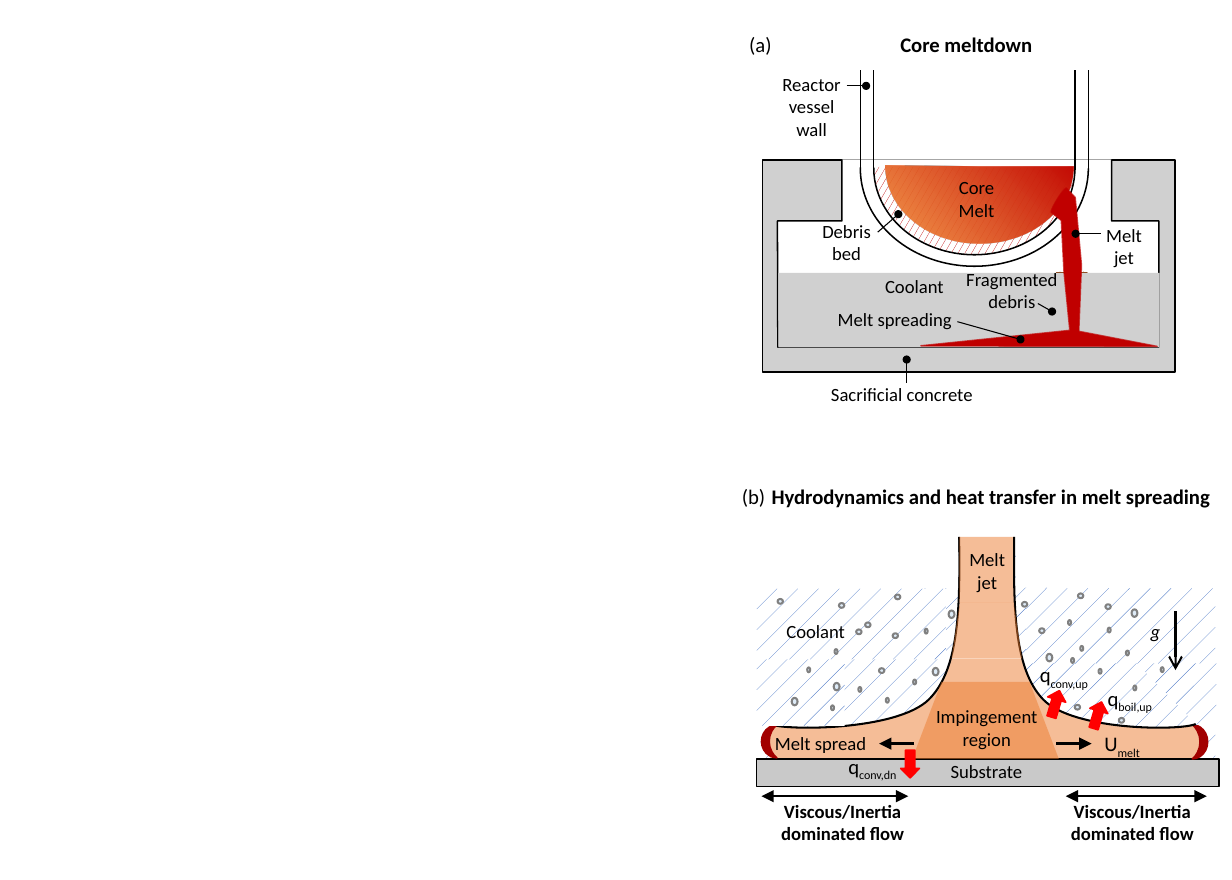
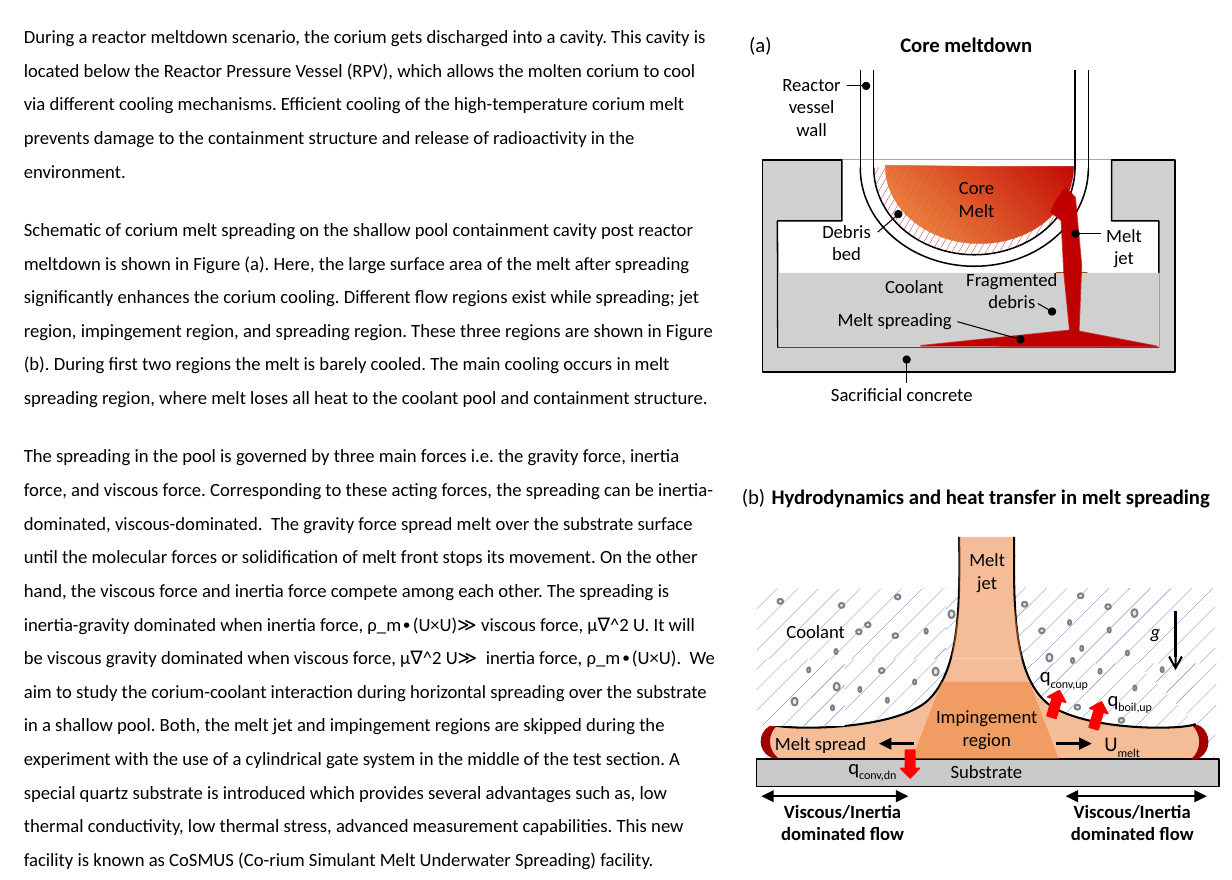
Before and after one commit to maneesh40/maneesh40.github.io, a slide deck: slide 1 of img/Research.pptx. Drawn at 1232x880 pixels with LibreOffice and Linux fonts; fonts in the diff are those of the drawing; grey boxes stand for pictures. Boxes give left, top, right and bottom in pixels: in the first picture for what was removed or moved away, otherwise in the second. Text is boxed around its words. In the diff, an @@ line names an element or a change of style, - is before the commit and + after.

```diff
--- a/img/Research.pptx
+++ b/img/Research.pptx
@@ text added at (24,30,715,870), 9 pt, text #000000 @@
+During a reactor meltdown scenario, the corium gets discharged into a cavity. This cavity is located below the Reactor Pressure Vessel (RPV), which allows the molten corium to cool via different cooling mechanisms. Efficient cooling of the high-temperature corium melt prevents damage to the containment structure and release of radioactivity in the environment.
+Schematic of corium melt spreading on the shallow pool containment cavity post reactor meltdown is shown in Figure (a). Here, the large surface area of the melt after spreading significantly enhances the corium cooling. Different flow regions exist while spreading; jet region, impingement region, and spreading region. These three regions are shown in Figure (b). During first two regions the melt is barely cooled. The main cooling occurs in melt spreading region, where melt loses all heat to the coolant pool and containment structure.
+The spreading in the pool is governed by three main forces i.e. the gravity force, inertia force, and viscous force. Corresponding to these acting forces, the spreading can be inertia-dominated, viscous-dominated. The gravity force spread melt over the substrate surface until the molecular forces or solidification of melt front stops its movement. On the other hand, the viscous force and inertia force compete among each other. The spreading is inertia-gravity dominated when inertia force, ρ_m∙(U×U)≫ viscous force, μ∇^2 U. It will be viscous gravity dominated when viscous force, μ∇^2 U≫ inertia force, ρ_m∙(U×U). We aim to study the corium-coolant interaction during horizontal spreading over the substrate in a shallow pool. Both, the melt jet and impingement regions are skipped during the experiment with the use of a cylindrical gate system in the middle of the test section. A special quartz substrate is introduced which provides several advantages such as, low thermal conductivity, low thermal stress, advanced measurement capabilities. This new facility is known as CoSMUS (Co-rium Simulant Melt Underwater Spreading) facility.
```
Also in this commit, not shown: 3 other files.
